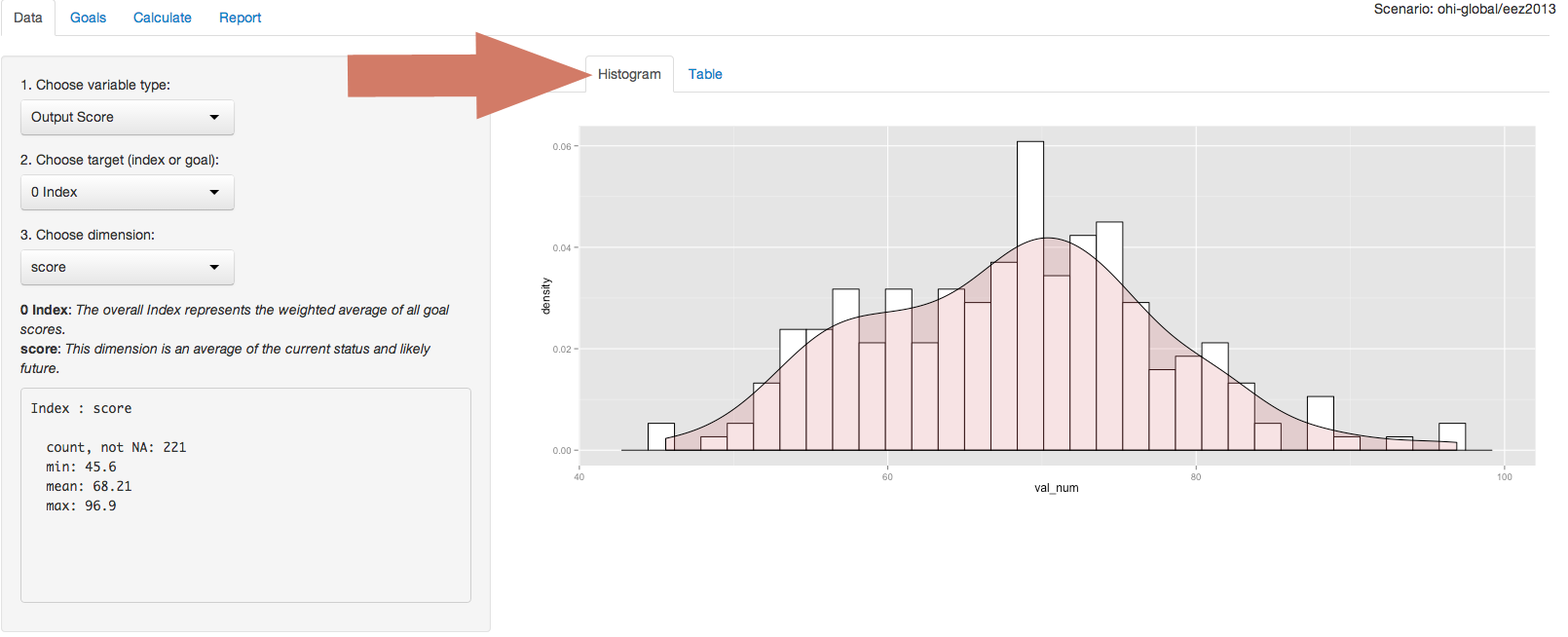
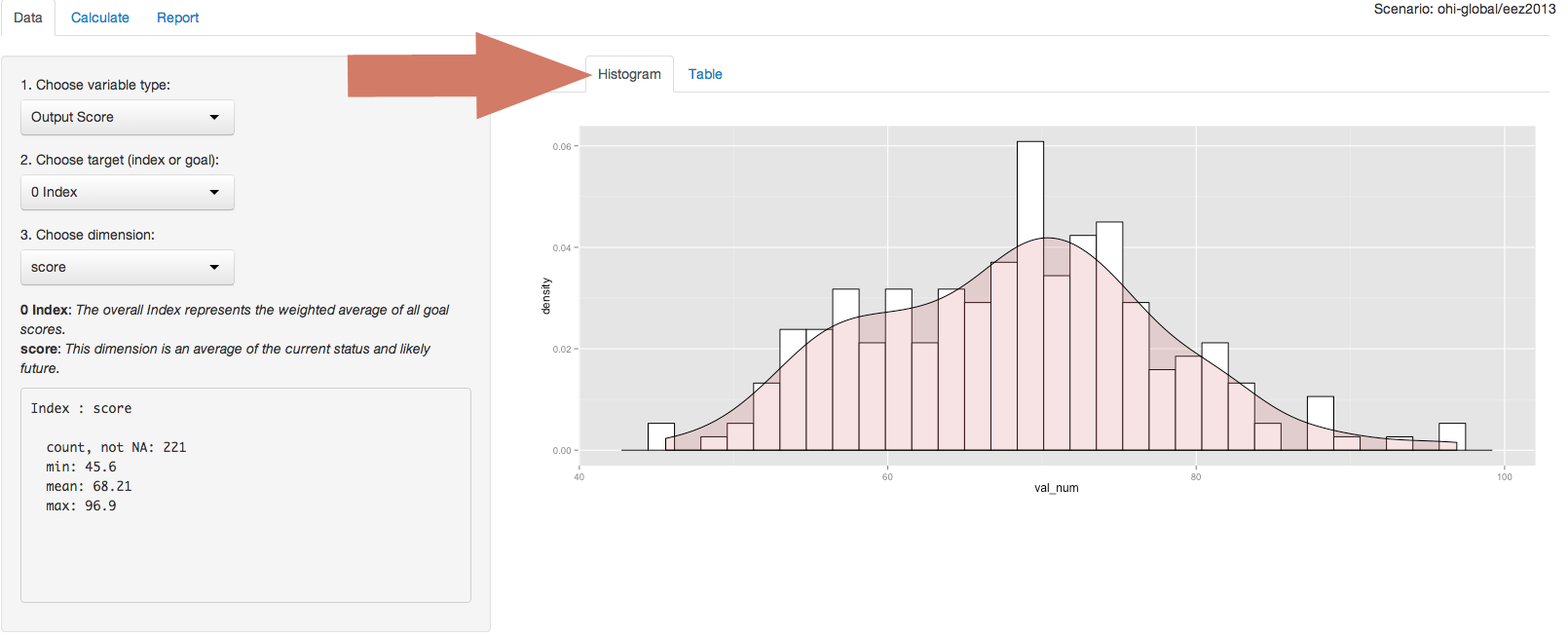
Comparing the layer stacks of the two 1568 × 637 images. Changes:
painted on "Background" over [70, 11, 262, 26]
